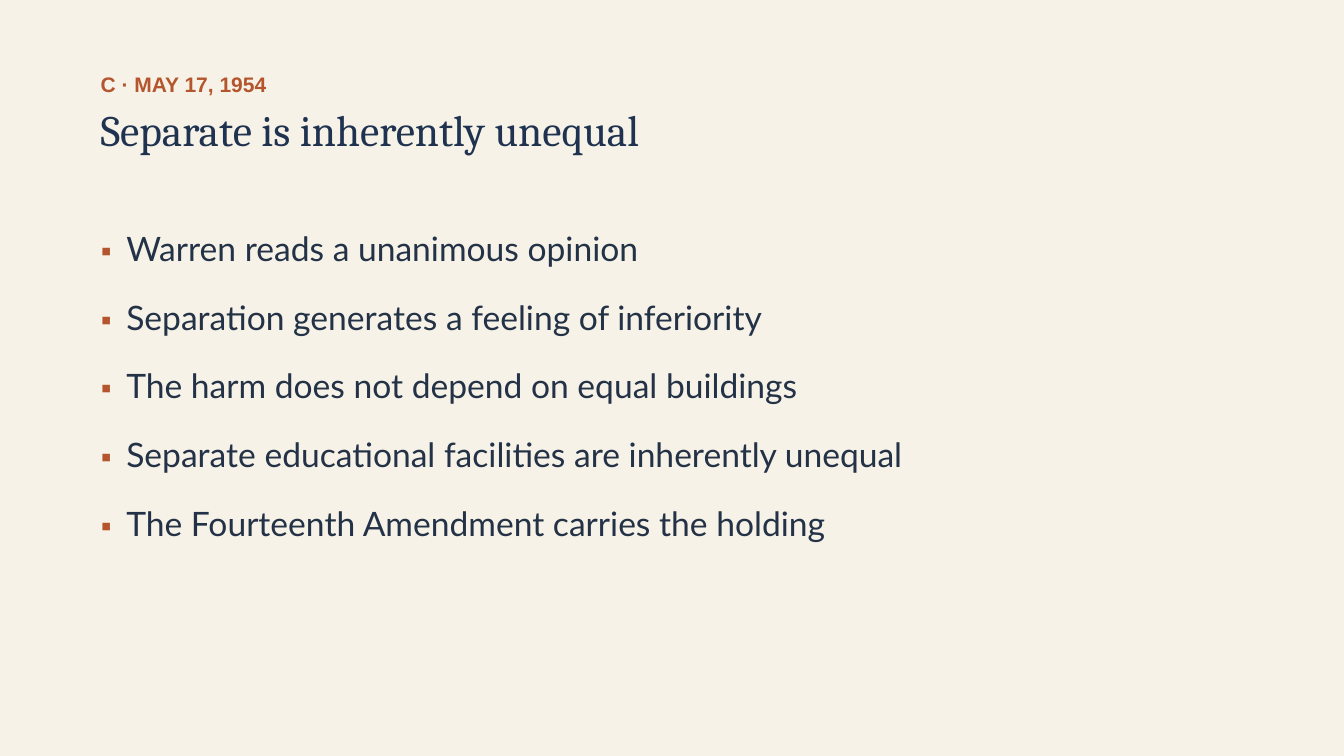
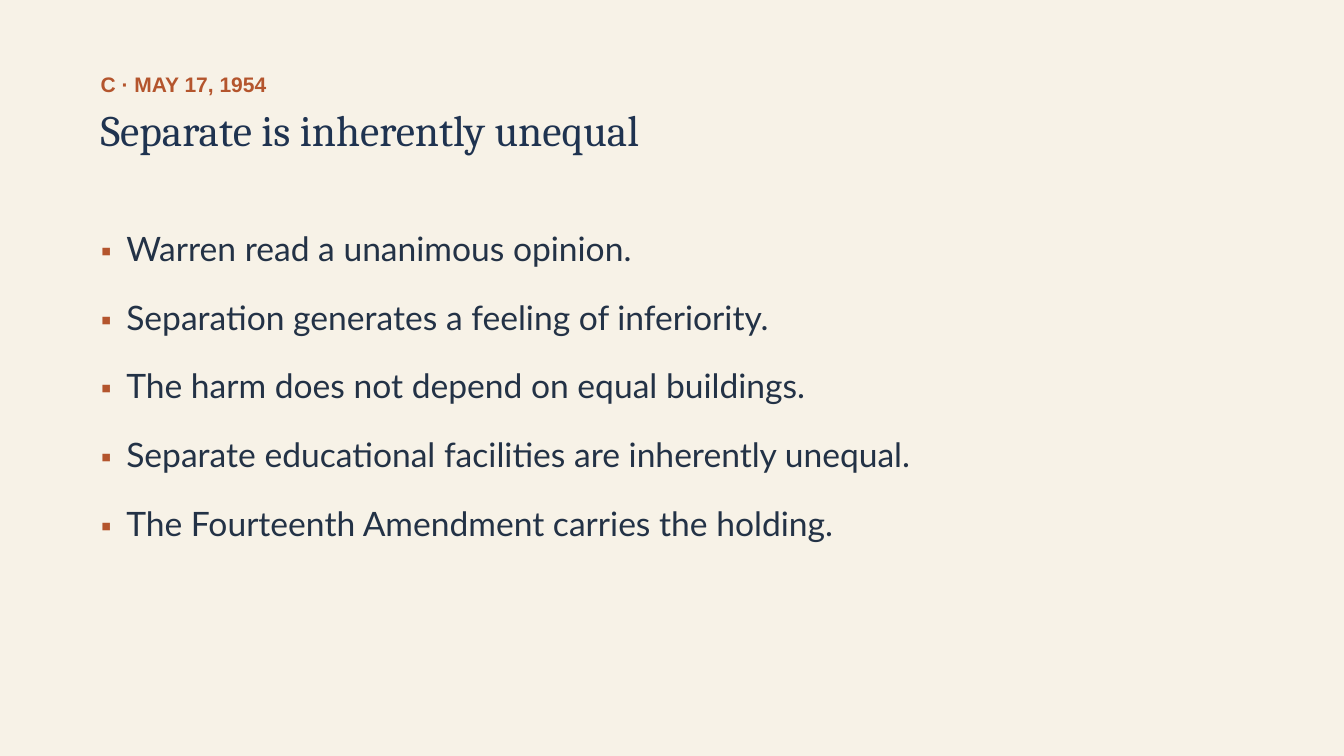
Before and after one commit to ab17gthb/humanities-curriculum-group, a slide deck: slide 10 of civil-rights/lesson-02/lesson-02-slides.pptx. Drawn at 1344x756 pixels with LibreOffice and Linux fonts; fonts in the diff are those of the drawing. Boxes give left, top, right and bottom in pixels: in the first picture for what was removed or moved away, otherwise in the second. Text is boxed around its words. In the diff, an @@ line names an element or a change of style, - is before the commit and + after.

```diff
--- a/civil-rights/lesson-02/lesson-02-slides.pptx
+++ b/civil-rights/lesson-02/lesson-02-slides.pptx
@@ text at (126,236,910,542): text changed @@
-▪ Warren reads a unanimous opinion
-▪ Separation generates a feeling of inferiority
-▪ The harm does not depend on equal buildings
-▪ Separate educational facilities are inherently unequal
-▪ The Fourteenth Amendment carries the holding
+▪ Warren read a unanimous opinion.
+▪ Separation generates a feeling of inferiority.
+▪ The harm does not depend on equal buildings.
+▪ Separate educational facilities are inherently unequal.
+▪ The Fourteenth Amendment carries the holding.
```
Also in this commit, not shown: 7 other slides changed, 6 other files.
